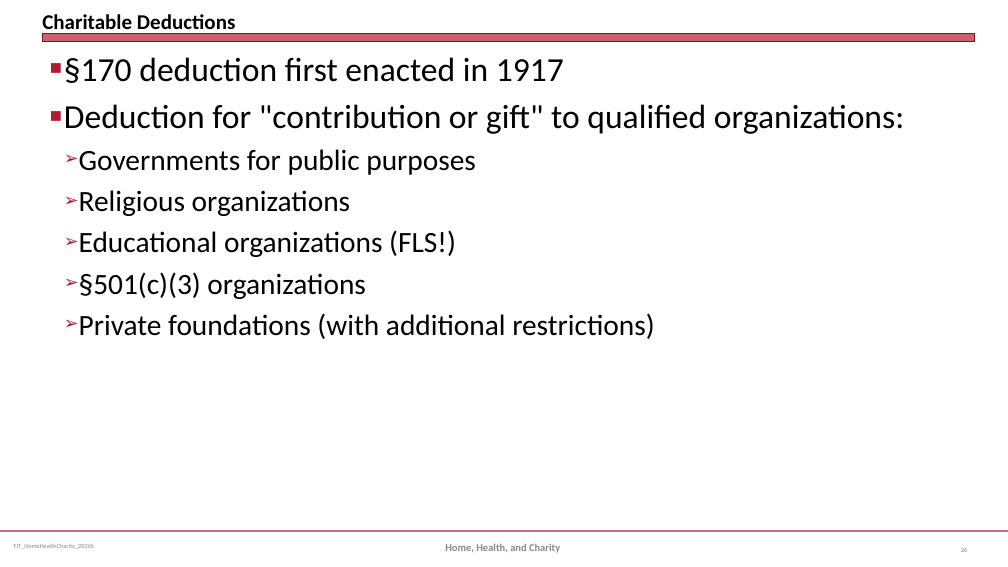
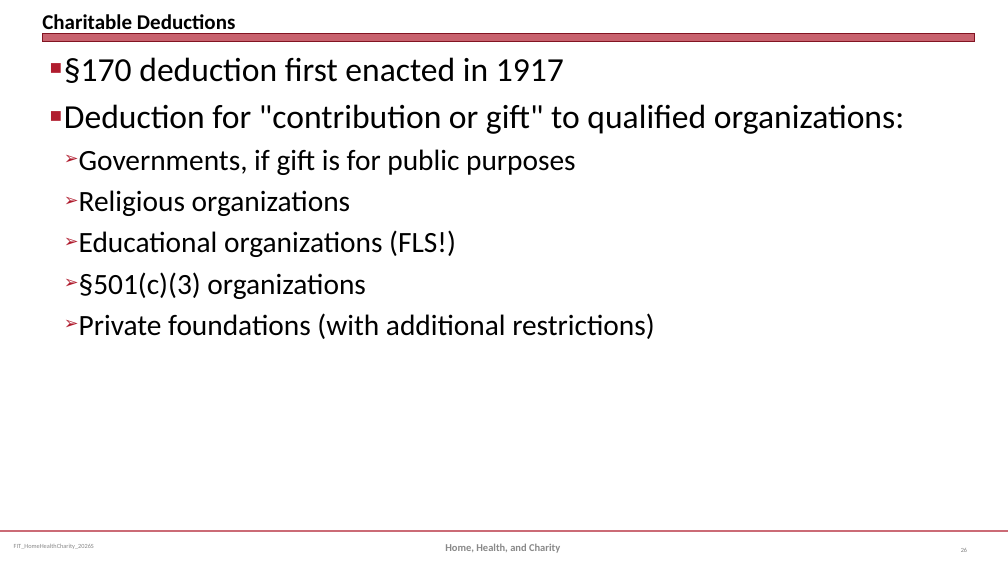
Before and after one commit to jmc877/Fed-Income-Tax, a slide deck: slide 26 of slides/FIT_HomeHealthCharity_2026S.pptx. Drawn at 1008x567 pixels with LibreOffice and Linux fonts; fonts in the diff are those of the drawing. Boxes give left, top, right and bottom in pixels: in the first picture for what was removed or moved away, otherwise in the second. Text is boxed around its words. In the diff, an @@ line names an element or a change of style, - is before the commit and + after.

```diff
--- a/slides/FIT_HomeHealthCharity_2026S.pptx
+++ b/slides/FIT_HomeHealthCharity_2026S.pptx
@@ text at box(79, 149, 576, 175): text changed @@
-  ➢ Governments for public purposes
+  ➢ Governments, if gift is for public purposes
```
Also in this commit, not shown: 5 other slides changed, 2 other files.
